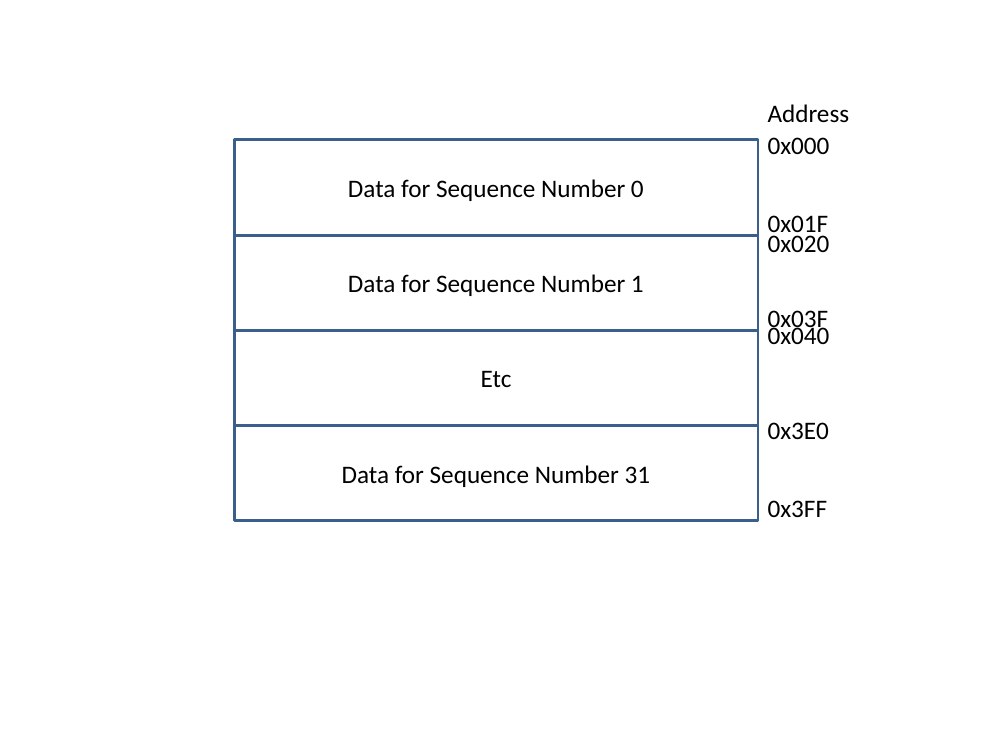
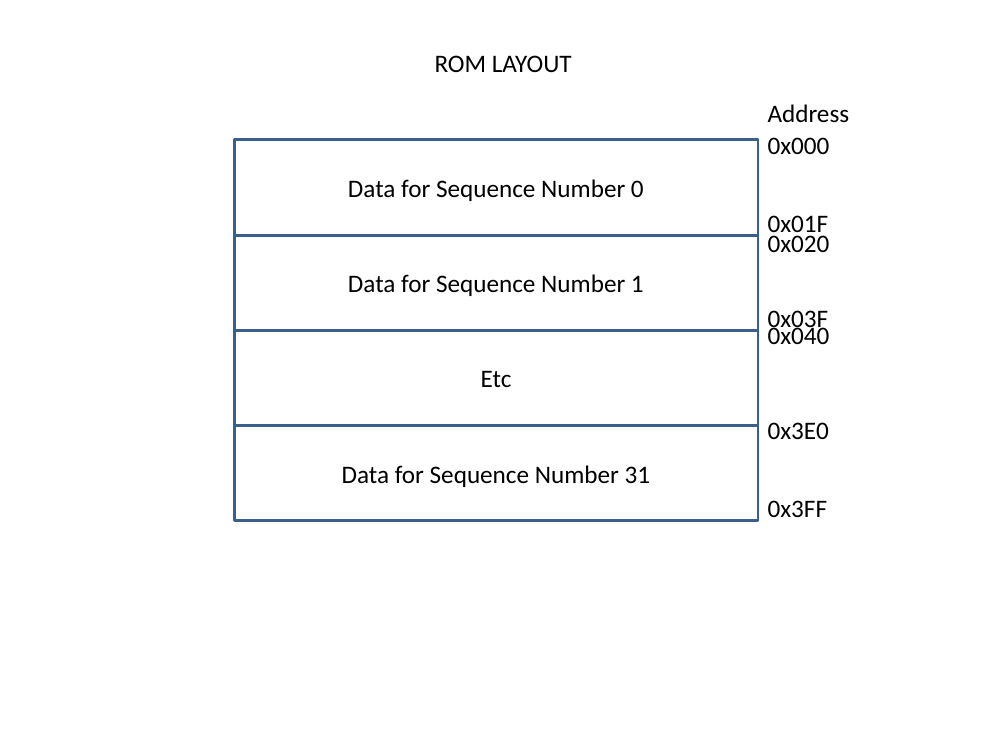
Before and after one commit to EarthGMS/Matsuzaka-I-Document, a slide deck: slide 2 of CPU Design/L1IsDrawings.pptx. Drawn at 1008x756 pixels with LibreOffice and Linux fonts; fonts in the diff are those of the drawing. Boxes give left, top, right and bottom in pixels: in the first picture for what was removed or moved away, otherwise in the second. Text is boxed around its words. In the diff, an @@ line names an element or a change of style, - is before the commit and + after.

```diff
--- a/CPU Design/L1IsDrawings.pptx
+++ b/CPU Design/L1IsDrawings.pptx
@@ text added at [435,55,572,73], 18 pt, text #000000 @@
+ROM LAYOUT
```
Also in this commit, not shown: 1 other slide changed, 2 slides added.
